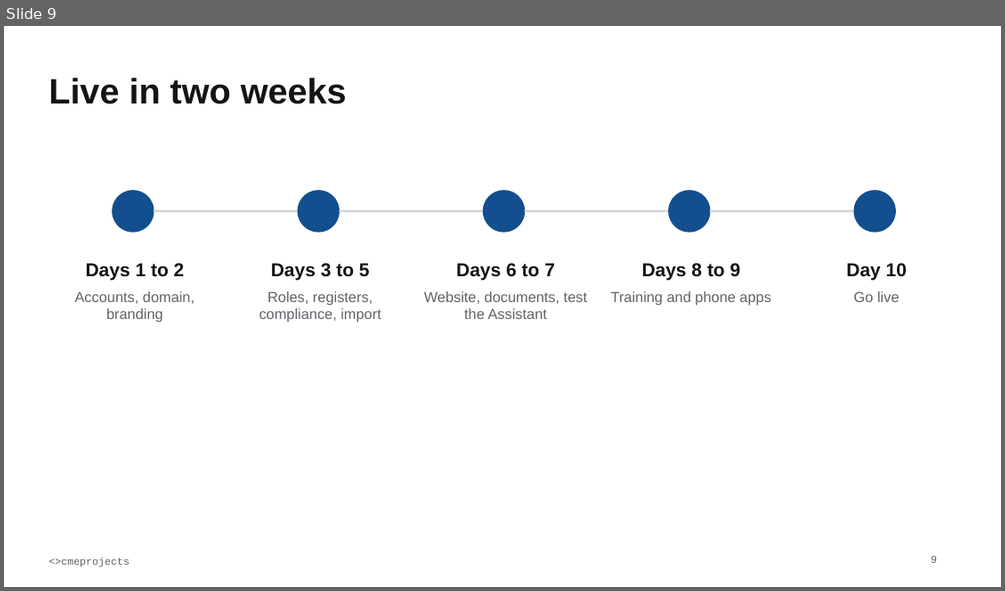
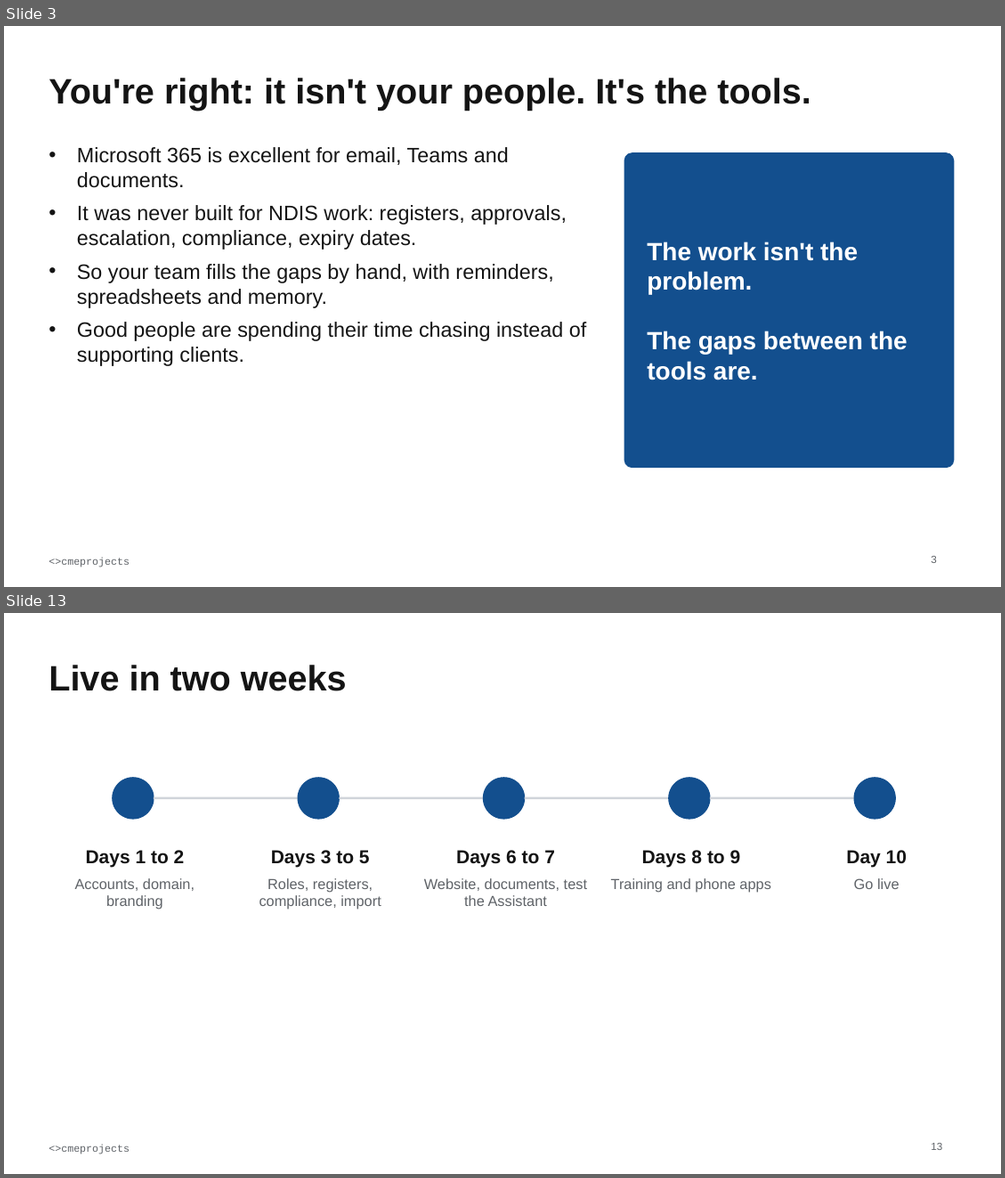
Before and after one commit to cmeprojects/portal, a slide deck: docs/deliverables/04 Briefer - Staff Portal overview.pptx. Shown one above the other, each under a label of ours: slide 9 before the commit, slides 3 and 13 after it; the slides between them are not shown. The pictures are 1005x591 and 1005x1178 pixels, drawn with LibreOffice and Linux fonts; fonts in the diff are those of the drawing. Boxes give left, top, right and bottom in pixels: in the first picture for what was removed or moved away, otherwise in the second. Text is boxed around its words. In the diff, an @@ line names an element or a change of style, - is before the commit and + after.

Commit message:
cmeprojects: full user and admin manuals, new briefer, simple pricing, why-standalone one-pager, 12-month support rule

```diff
--- a/docs/deliverables/04 Briefer - Staff Portal overview.pptx
+++ b/docs/deliverables/04 Briefer - Staff Portal overview.pptx
@@ slide 3 added at (x1=4, y1=26, x2=1001, y2=587), background #FFFFFF; not listed: 1 template element that a slide beside it also shows @@
@@ text added at (x1=48, y1=78, x2=811, y2=110), 34 pt, text #141414, bold @@
+You're right: it isn't your people. It's the tools.
@@ text added at (x1=77, y1=147, x2=586, y2=366), 20 pt, text #141414 @@
+• Microsoft 365 is excellent for email, Teams and documents.
+• It was never built for NDIS work: registers, approvals, escalation, compliance, expiry dates.
+• So your team fills the gaps by hand, with reminders, spreadsheets and memory.
+• Good people are spending their time chasing instead of supporting clients.
@@ rounded rectangle added at (x1=624, y1=153, x2=954, y2=467), fill #134F8E, outline #134F8E 1 pt @@
@@ text added at (x1=647, y1=241, x2=907, y2=380), 24 pt, text #FFFFFF, bold @@
+The work isn't the problem.
+The gaps between the tools are.
@@ page number added at (x1=930, y1=556, x2=936, y2=563), 10 pt, text #5F6368 @@
+3
@@ what was slide 9 is now slide 13 @@
@@ page number at (x1=930, y1=1143, x2=942, y2=1150): text changed @@
-9
+13
```
Also in this commit, not shown: 5 slides changed, 7 other slides added, 4 slides removed, 6 other files.
